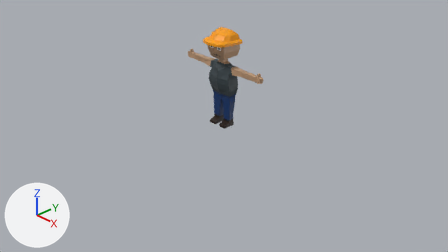
A saved change to the Blender file Assets/Models/player.blend.
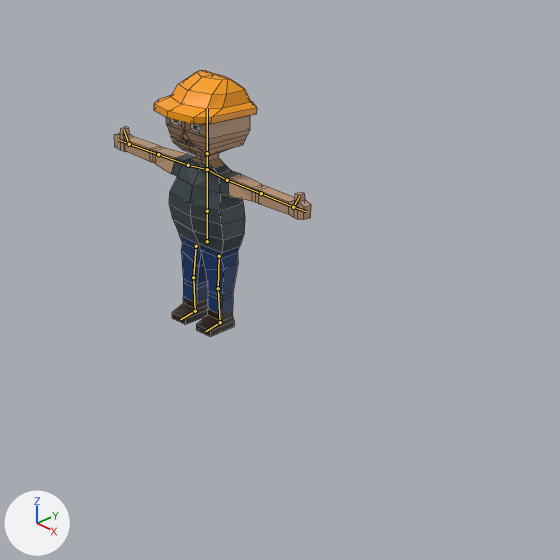
Old and new are each drawn from the file's camera 'Camera' and again close up on the part from 32% to 80% of the width and 0% to 85% of the height. The lights are fixed; the arrows at lower left show +X, +Y and +Z. The bones that bend it are drawn over the model as lines in the close-ups. The close-ups show mesh edges as thin lines.

Names of what the first close-up shows: 'Worker'.
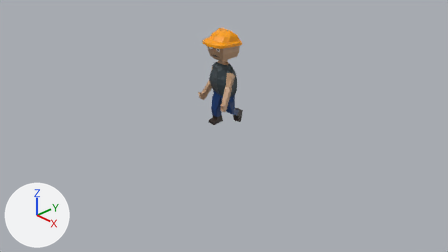
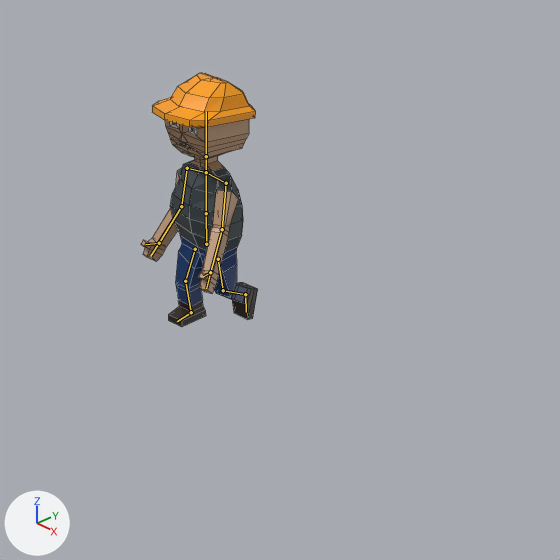
The newer file adds an action. The first version stands in its rest pose; the second is drawn at frame 1 of the action 'Walk'.

Boxes (x1, y1, x2, y2) around the edits, measured in the close-ups (560 x 560 px):
'Worker', posed (40% narrower): before (114, 70, 311, 337); after (141, 73, 258, 327)
bone 'Root', root to tip: before (207, 241) to (207, 211); after (206, 244) to (206, 213)
bone 'UpperArm.L', root to tip: before (227, 180) to (261, 193); after (226, 183) to (222, 229)
bone 'LowerArm.L', root to tip: before (261, 193) to (293, 207); after (222, 229) to (210, 272)
bone 'Head', root to tip: before (207, 153) to (207, 108); after (206, 156) to (206, 111)
bone 'UpperArm.R', root to tip: before (188, 165) to (158, 154); after (187, 168) to (181, 206)
bone 'LowerArm.R', root to tip: before (158, 154) to (129, 144); after (181, 206) to (159, 243)

The change, as a list of edits to the scene's bpy script:
```text
Change bone_root:
    where bone_root = bpy.data.objects['Armature'].pose.bones['Root']
    bone_root.location: (0.0, 0.0, 0.0) -> (0.0, -0.08, 0.04)
Change bone_upperarm_l:
    where bone_upperarm_l = bpy.data.objects['Armature'].pose.bones['UpperArm.L']  # child of 'Shoulder.L'
    bone_upperarm_l.rotation_quaternion: (1.0, 0.0, 0.0, 0.0) -> (0.73, 0.414, 0.295, -0.458)  # degrees (0, 0, 0) -> degrees (35, 54, -46)
Change bone_lowerarm_l:
    where bone_lowerarm_l = bpy.data.objects['Armature'].pose.bones['LowerArm.L']  # child of 'UpperArm.L'
    bone_lowerarm_l.rotation_quaternion: (1.0, 0.0, 0.0, 0.0) -> (0.988, 0.014, 0.096, 0.118)  # degrees (0, 0, 0) -> degrees (3, 11, 14)
Change bone_head:
    where bone_head = bpy.data.objects['Armature'].pose.bones['Head']  # child of 'Neck'
    bone_head.rotation_quaternion: (1.0, 0.0, 0.0, 0.0) -> (1.0, 0.0, -0.025, 0.0)  # degrees (0, 0, 0) -> degrees (0, -3, 0)
Change bone_upperarm_r:
    where bone_upperarm_r = bpy.data.objects['Armature'].pose.bones['UpperArm.R']  # child of 'Shoulder.R'
    bone_upperarm_r.rotation_quaternion: (1.0, 0.0, 0.0, 0.0) -> (0.667, 0.316, -0.425, 0.525)  # degrees (0, 0, 0) -> degrees (-3, -64, 78)
Change bone_lowerarm_r:
    where bone_lowerarm_r = bpy.data.objects['Armature'].pose.bones['LowerArm.R']  # child of 'UpperArm.R'
    bone_lowerarm_r.rotation_quaternion: (1.0, 0.0, 0.0, 0.0) -> (0.967, 0.059, -0.065, -0.239)  # degrees (0, 0, 0) -> degrees (8, -6, -28)
Change bone_iktarget_l:
    where bone_iktarget_l = bpy.data.objects['Armature'].pose.bones['IKTarget.L']
    bone_iktarget_l.location: (0.0, 0.0, 0.0) -> (-0.01, 1.1, -0.59)
    bone_iktarget_l.rotation_quaternion: (1.0, 0.0, 0.0, 0.0) -> (0.747, -0.664, 0.0, 0.011)  # degrees (0, 0, 0) -> degrees (-83, 1, 1)
Change bone_iktarget_r:
    where bone_iktarget_r = bpy.data.objects['Armature'].pose.bones['IKTarget.R']
    bone_iktarget_r.location: (0.0, 0.0, 0.0) -> (0.0, -0.15, 0.01)
```
